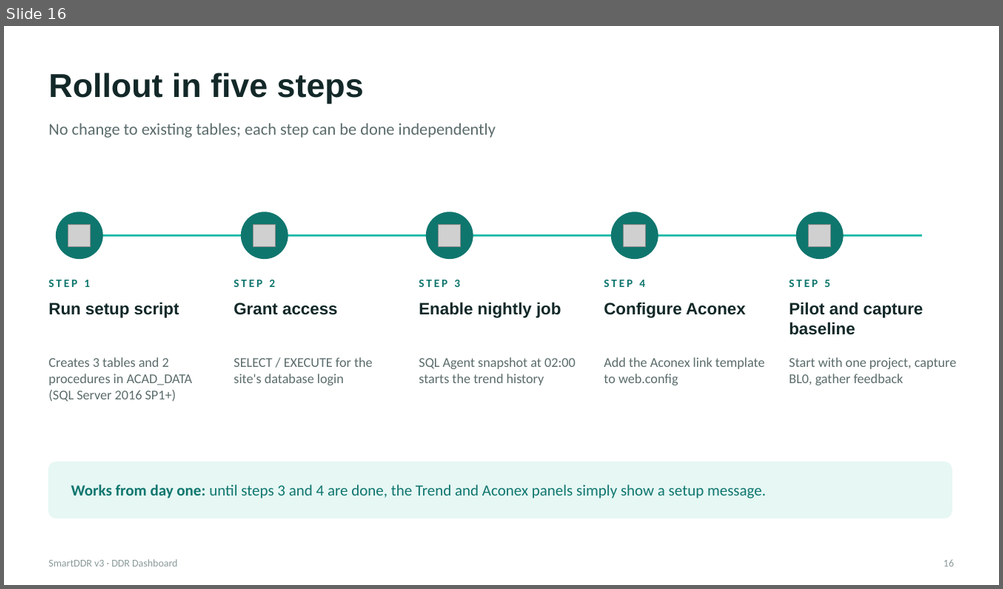
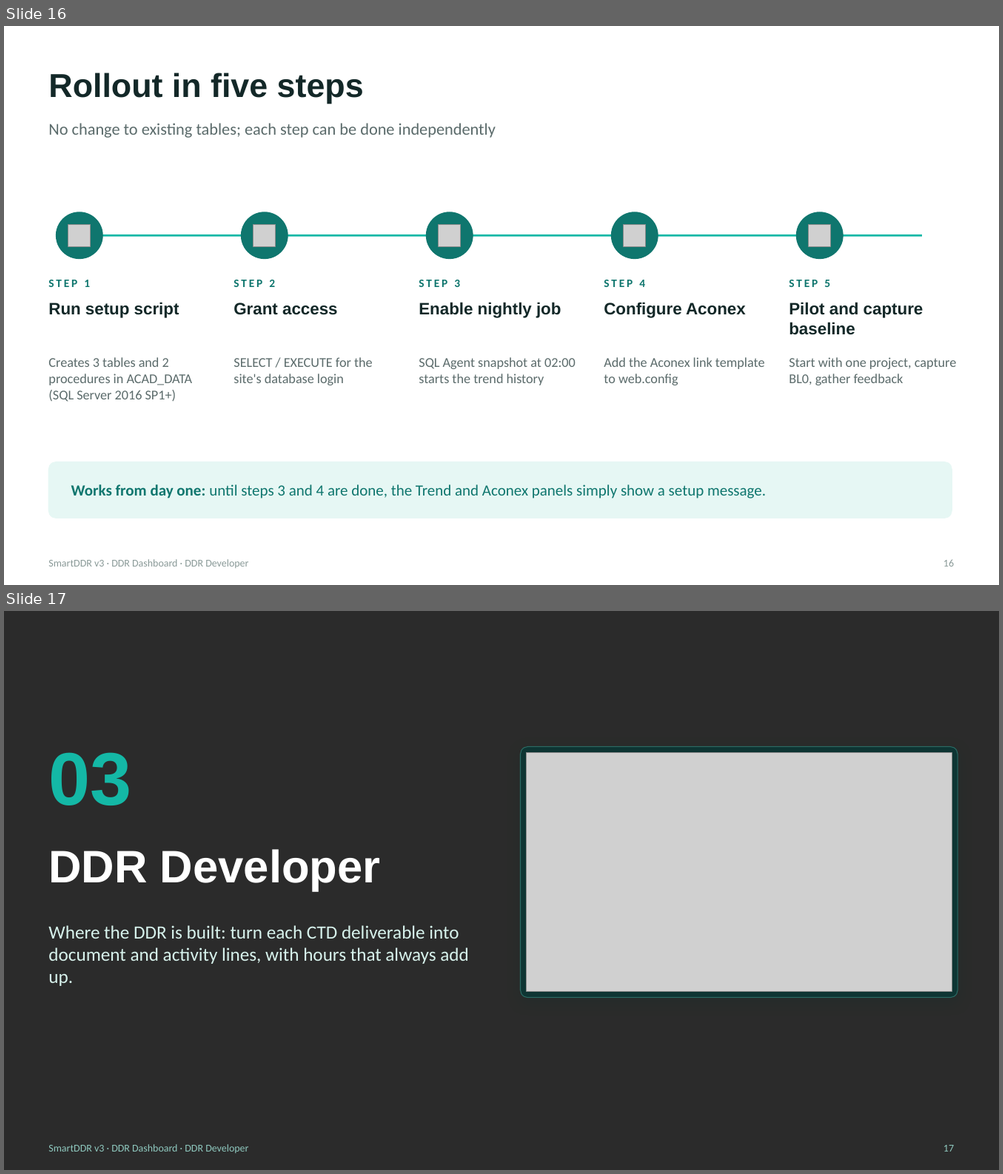
Before and after one commit to habeebpm/BlazerTest, a slide deck: SmartDDRv3/presentation/SmartDDR-Presentation.pptx. Shown one above the other, each under a label of ours: slide 16 before the commit, slides 16 and 17 after it. The pictures are 1003x589 and 1003x1174 pixels, drawn with LibreOffice and Linux fonts; fonts in the diff are those of the drawing; grey boxes stand for pictures; background and template pictures are left out; a plain dark background stands for a picture behind light text. Boxes give left, top, right and bottom in pixels: in the first picture for what was removed or moved away, otherwise in the second. Text is boxed around its words. In the diff, an @@ line names an element or a change of style, - is before the commit and + after.

```diff
--- a/SmartDDRv3/presentation/SmartDDR-Presentation.pptx
+++ b/SmartDDRv3/presentation/SmartDDR-Presentation.pptx
@@ slide 17 added at [4,611,999,1170], background picture (left out) @@
@@ text added at [48,752,131,806], 72 pt, text #14B8A6, bold @@
+03
@@ rounded rectangle added at [521,747,958,998], fill #0E3533, outline #2A6B64 0.75 pt @@
@@ picture added at [526,753,951,992] @@
@@ text added at [48,849,381,891], 44 pt, text #FFFFFF, bold @@
+DDR Developer
@@ text added at [48,925,469,986], 18 pt, text #D7F2EC @@
+Where the DDR is built: turn each CTD deliverable into document and activity lines, with hours that always add up.
@@ text added at [48,1145,248,1153], 10 pt, text #8FC9BF @@
+SmartDDR v3 · DDR Dashboard · DDR Developer
@@ text added at [943,1145,953,1152], 10 pt, text #8FC9BF @@
+17
@@ slide 16 changed as well @@
@@ text at [48,560,248,568]: text changed @@
-SmartDDR v3 · DDR Dashboard
+SmartDDR v3 · DDR Dashboard · DDR Developer
```
Also in this commit, not shown: 15 other slides changed, 3 other slides added.
